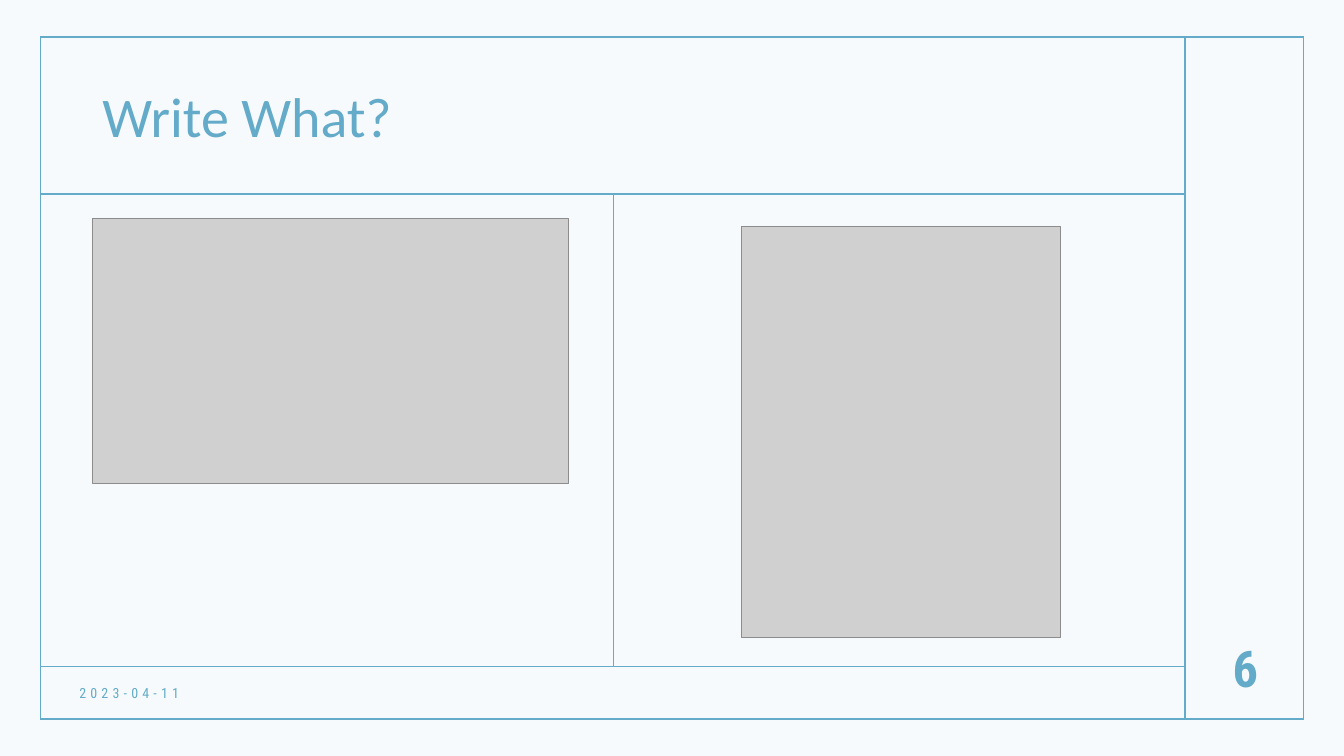
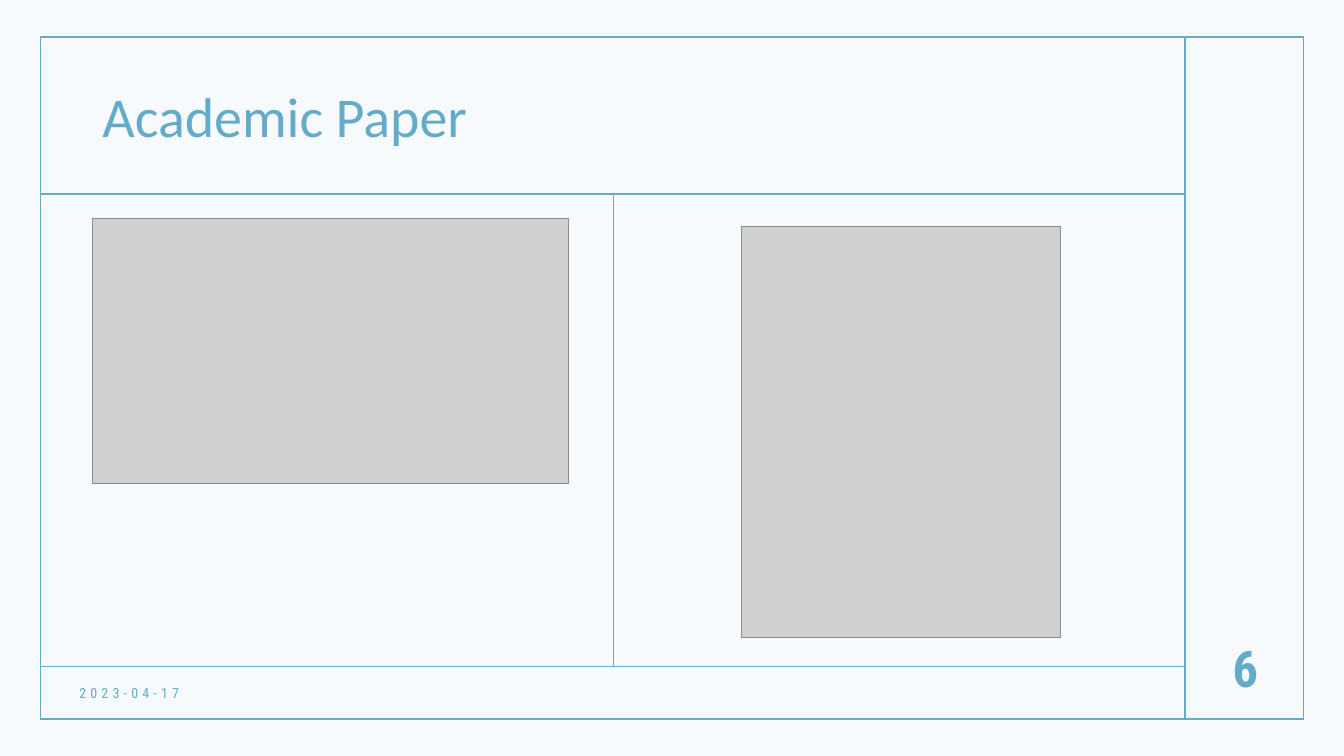
Before and after one commit to hatalbott/mcnair_academic_writing, a slide deck: slide 6 of 00-Intro/L00-Intro.pptx. Drawn at 1344x756 pixels with LibreOffice and Linux fonts; fonts in the diff are those of the drawing; grey boxes stand for pictures. Boxes give left, top, right and bottom in pixels: in the first picture for what was removed or moved away, otherwise in the second. Text is boxed around its words. In the diff, an @@ line names an element or a change of style, - is before the commit and + after.

```diff
--- a/00-Intro/L00-Intro.pptx
+++ b/00-Intro/L00-Intro.pptx
@@ title at (102,98,467,146): text changed @@
-Write What?
+Academic Paper
@@ text at (79,688,179,698): text changed @@
-2023-04-11
+2023-04-17
```
Also in this commit, not shown: 6 other slides changed, 3 slides added, 6 other files.
